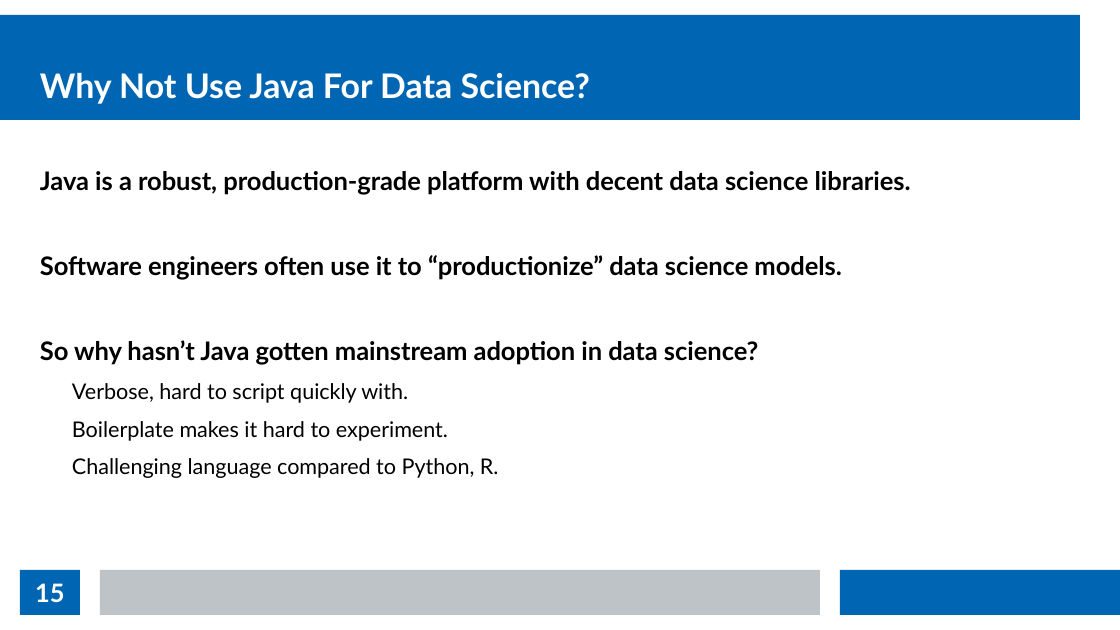
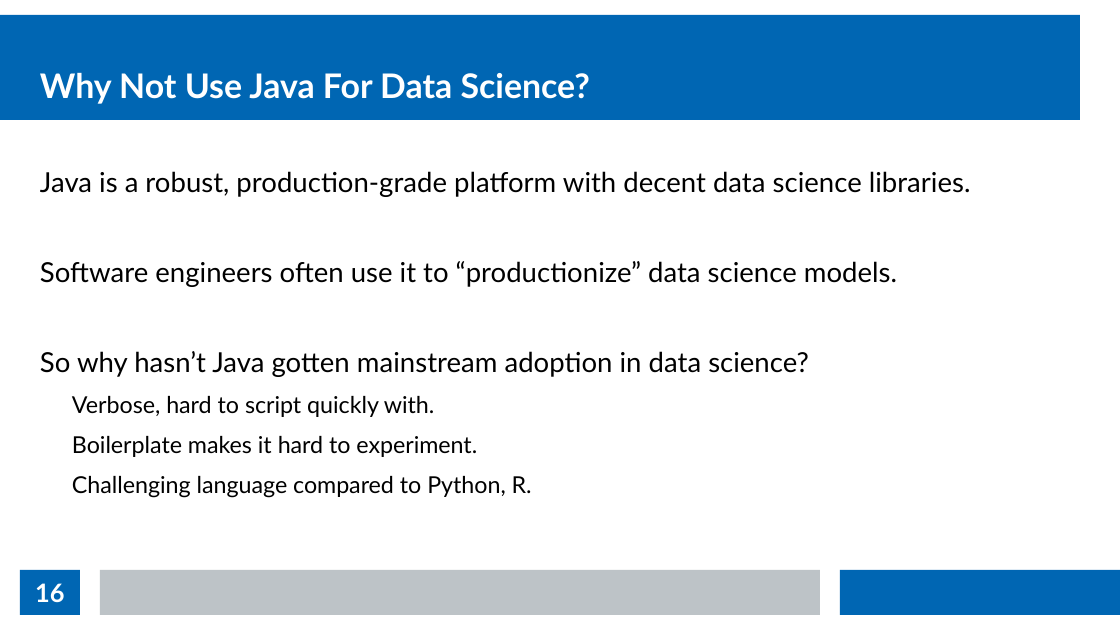
Before and after one commit to thomasnield/kotlin_data_science_talk_ChicagoJUG, a slide deck: slide 16 of kotlin_data_science_talk_chijug_slides.odp (slide 15 before the commit). Drawn at 1120x630 pixels with LibreOffice and Linux fonts; fonts in the diff are those of the drawing. Boxes give left, top, right and bottom in pixels: in the first picture for what was removed or moved away, otherwise in the second. Text is boxed around its words. In the diff, an @@ line names an element or a change of style, - is before the commit and + after.

```diff
--- a/kotlin_data_science_talk_chijug_slides.odp
+++ b/kotlin_data_science_talk_chijug_slides.odp
@@ text "Java is a robust, production-grade ..." at box(40, 171, 971, 498): size 18 to 19.5 pt, bold off in "Java is a robust, production-grade platform with ...", "Software engineers often use it to “productionize” ...", "So why hasn’t Java gotten mainstream adoption ..."; size 15.3 to 16.5 pt in "Verbose, hard to script quickly with.", "Boilerplate makes it hard to experiment.", "Challenging language compared to Python, R." @@
@@ page number at box(35, 583, 64, 603): text changed @@
-15
+16
```
Also in this commit, not shown: 8 other slides changed, 2 slides added.
